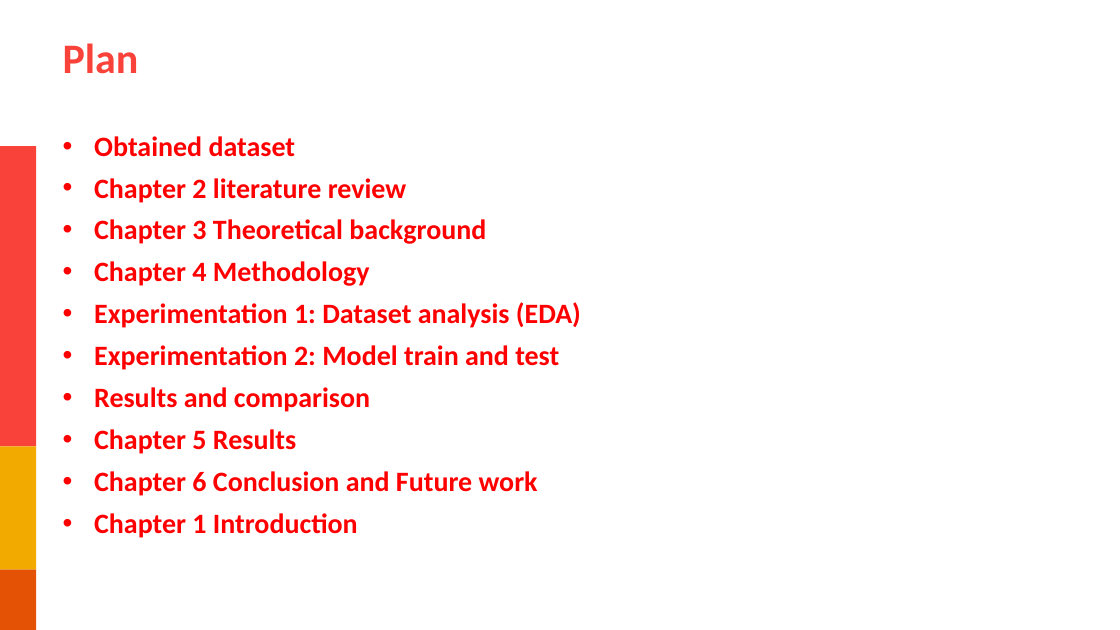
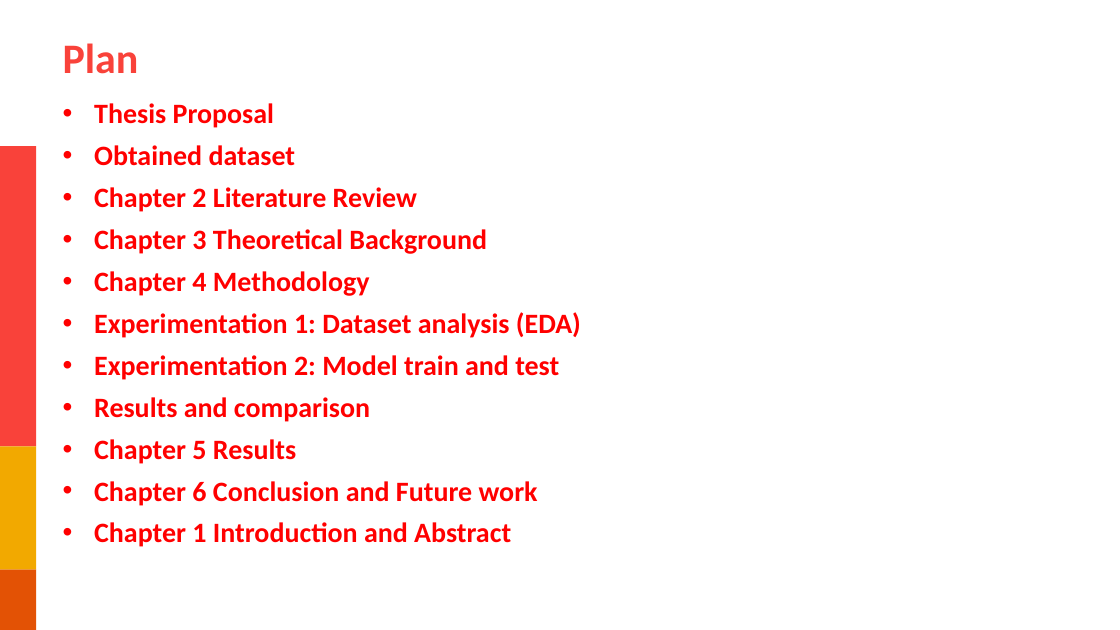
Before and after one commit to Rouxxel/thesis-bachelor, a slide deck: slide 9 of documentation/Thesis_presentation_Sebastian_Russo.pptx. Drawn at 1120x630 pixels with LibreOffice and Linux fonts; fonts in the diff are those of the drawing; background and template pictures are left out. Boxes give left, top, right and bottom in pixels: in the first picture for what was removed or moved away, otherwise in the second. Text is boxed around its words. In the diff, an @@ line names an element or a change of style, - is before the commit and + after.

Commit message:
Thesis proposal presentation checkpoint

```diff
--- a/documentation/Thesis_presentation_Sebastian_Russo.pptx
+++ b/documentation/Thesis_presentation_Sebastian_Russo.pptx
@@ text "Thesis Proposal": place and size @@
-text "Thesis Proposal" at box(94, 136, 581, 538)
+text "Thesis Proposal" at box(94, 103, 581, 547)
@@ text at box(94, 103, 274, 128): paragraph added @@
+• Thesis Proposal
@@ text at box(94, 187, 487, 254): text changed @@
-• Chapter 2 literature review
-• Chapter 3 Theoretical background
+• Chapter 2 Literature Review
+• Chapter 3 Theoretical Background
@@ text at box(94, 522, 511, 547): text changed @@
-• Chapter 1 Introduction
+• Chapter 1 Introduction and Abstract
```
Also in this commit, not shown: 3 other slides changed.
